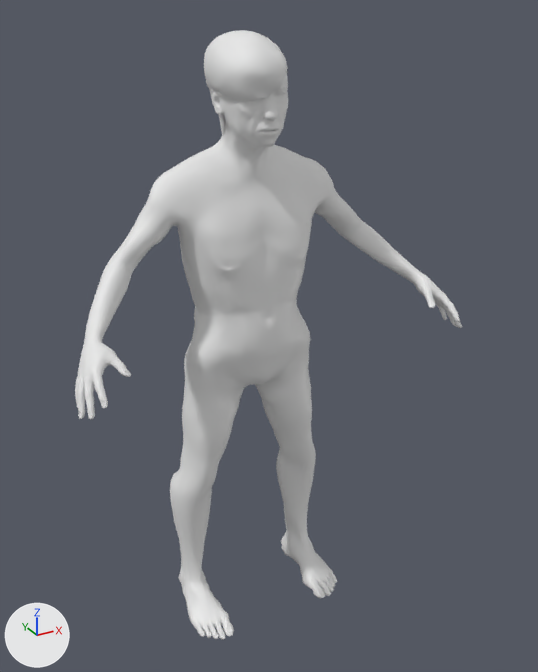
The glTF model game/assets/humans/goblin_male_elder.glb, before and after one commit.
Both versions are drawn from a 50 mm camera at (-0.689, -1.367, 1.356) aimed at (0.027, -0.067, 0.706). The lights are fixed; the arrows at lower left show +X, +Y and +Z. The older version comes first. Materials are left out; every surface is plain grey. Vertices at exactly the same position are counted once.

The first picture shows 'Body'.
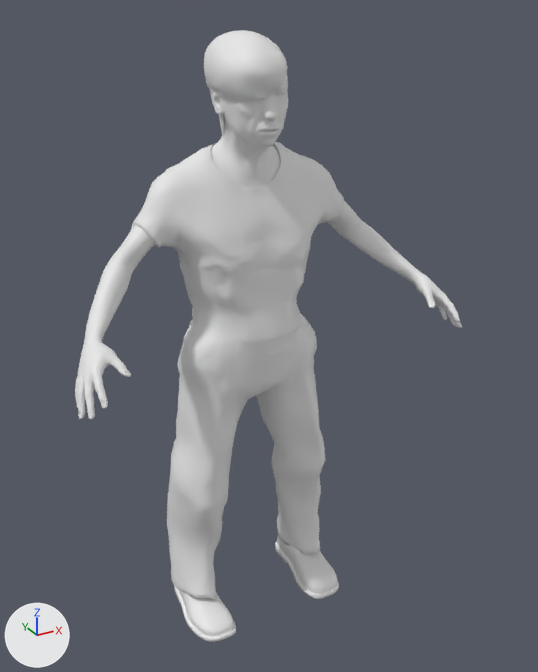
The change, as a list of edits to the scene's bpy script:
```text
Change me_mesh_0:
    used by ob_body; location = (0.0, 0.0, 0.0)
    remove me_mesh_0.from_pydata(...)  # 14611 vertices, 29042 faces; spans x -0.431..0.431, y -0.257..0.1, z 0.0..1.319
    add me_mesh_0.from_pydata(...)  # 19001 vertices, 37512 faces; spans x -0.431..0.431, y -0.257..0.105, z -0.002..1.319
    me_mesh_0 part 1: a new loose piece of 1357 vertices spanning x -0.203..0.202, y -0.128..0.095, z 0.051..0.736
    me_mesh_0 part 2: a new loose piece of 1311 vertices spanning x -0.239..0.237, y -0.129..0.105, z 0.679..1.111
    me_mesh_0 part 3: a new loose piece of 717 vertices spanning x 0.101..0.202, y -0.166..0.067, z -0.002..0.088
    me_mesh_0 part 4: a new loose piece of 717 vertices spanning x -0.202..-0.101, y -0.166..0.067, z -0.002..0.088
    other edits to the shape of me_mesh_0 do not show in these pictures
```

Boxes [x1, y1, x2, y2] around the edits, measured in the pictures (538 x 672 px):
'Body', reshaped: before [75, 30, 462, 640]; after [75, 30, 462, 642]
part 1 of me_mesh_0, added: after [167, 319, 326, 599]
part 2 of me_mesh_0, added: after [131, 142, 344, 361]
part 3 of me_mesh_0, added: after [275, 537, 339, 599]
part 4 of me_mesh_0, added: after [174, 586, 236, 642]
